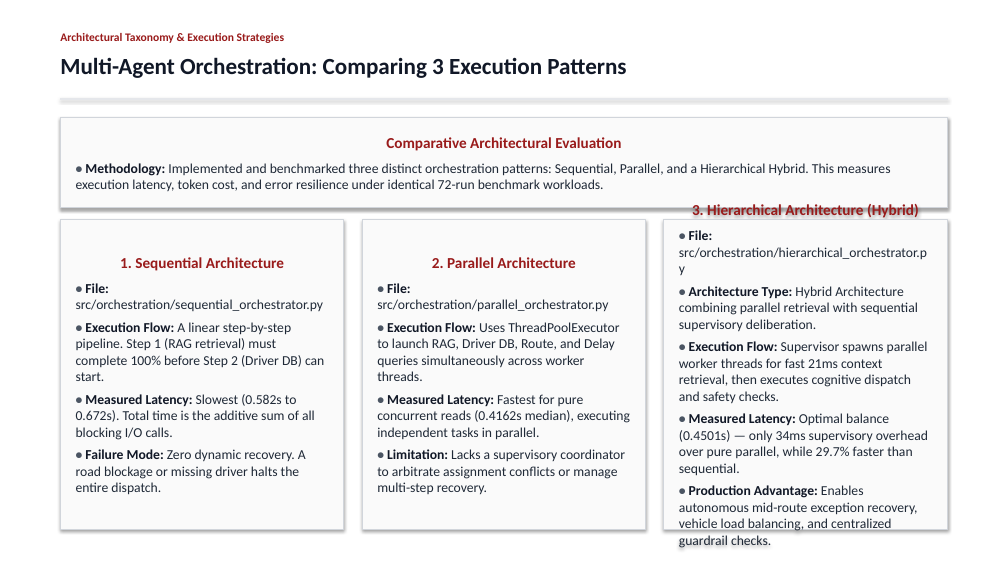
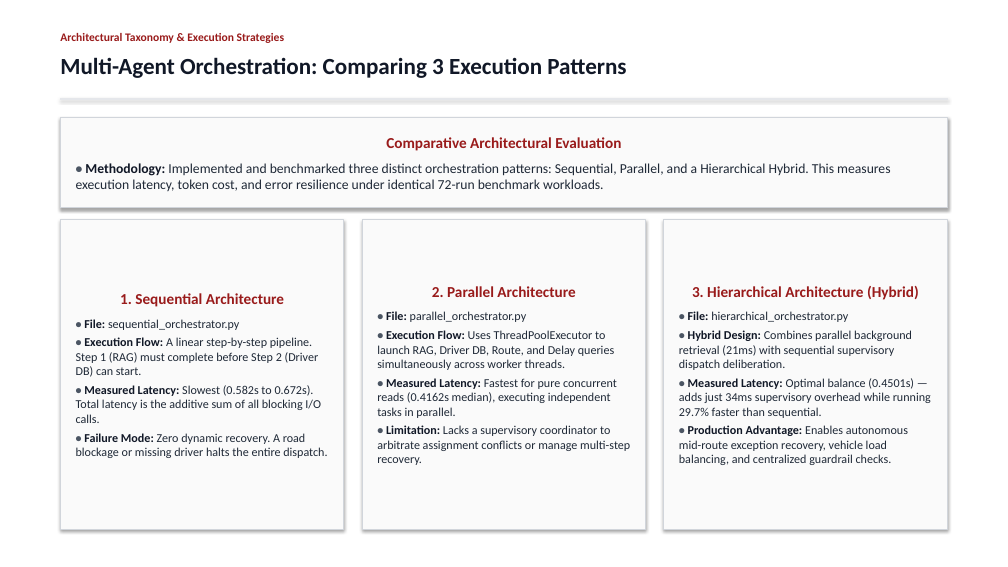
Before and after one commit to Akshat5091/DeliveryFleet-MAS, a slide deck: slide 11 of Eval 2 Documents/DeliveryFleet_MAS_Evaluation2_Master_Presentation.pptx. Drawn at 1008x567 pixels with LibreOffice and Linux fonts; fonts in the diff are those of the drawing. Boxes give left, top, right and bottom in pixels: in the first picture for what was removed or moved away, otherwise in the second. Text is boxed around its words. In the diff, an @@ line names an element or a change of style, - is before the commit and + after.

```diff
--- a/Eval 2 Documents/DeliveryFleet_MAS_Evaluation2_Master_Presentation.pptx
+++ b/Eval 2 Documents/DeliveryFleet_MAS_Evaluation2_Master_Presentation.pptx
@@ text in rectangle at <box>76,319,321,423</box>: text changed; size 13 to 11.5 pt @@
-• File: src/orchestration/sequential_orchestrator.py
-• Execution Flow: A linear step-by-step pipeline. Step 1 (RAG retrieval) must complete 100% before Step 2 (Driver DB) can start.
-• Measured Latency: Slowest (0.582s to 0.672s). Total time is the additive sum of all blocking I/O calls.
+• File: sequential_orchestrator.py
+• Execution Flow: A linear step-by-step pipeline. Step 1 (RAG) must complete before Step 2 (Driver DB) can start.
+• Measured Latency: Slowest (0.582s to 0.672s). Total latency is the additive sum of all blocking I/O calls.
@@ text in rectangle at <box>386,311,527,322</box>: text changed; size 13 to 11.5 pt @@
-• File: src/orchestration/parallel_orchestrator.py
+• File: parallel_orchestrator.py
@@ text in rectangle at <box>679,311,931,418</box>: text changed; size 13 to 11.5 pt @@
-• File: src/orchestration/hierarchical_orchestrator.py
-• Architecture Type: Hybrid Architecture combining parallel retrieval with sequential supervisory deliberation.
-• Execution Flow: Supervisor spawns parallel worker threads for fast 21ms context retrieval, then executes cognitive dispatch and safety checks.
-• Measured Latency: Optimal balance (0.4501s) — only 34ms supervisory overhead over pure parallel, while 29.7% faster than sequential.
+• File: hierarchical_orchestrator.py
+• Hybrid Design: Combines parallel background retrieval (21ms) with sequential supervisory dispatch deliberation.
+• Measured Latency: Optimal balance (0.4501s) — adds just 34ms supervisory overhead while running 29.7% faster than sequential.
@@ text in rectangle at <box>377,330,630,465</box>: size 13 to 11.5 pt in "• Execution Flow: Uses ThreadPoolExecutor to launch ...", "• Measured Latency: Fastest for pure concurrent ...", "• Limitation: Lacks a supervisory coordinator to ..."; less space between paragraphs @@
@@ text in rectangle at <box>76,433,327,458</box>: size 13 to 11.5 pt in "• Failure Mode: Zero dynamic recovery. A ..."; less space between paragraphs @@
@@ text in rectangle at <box>679,425,908,465</box>: size 13 to 11.5 pt in "• Production Advantage: Enables autonomous mid-route excepti ..."; less space between paragraphs @@
```
Also in this commit, not shown: 3 other files.
